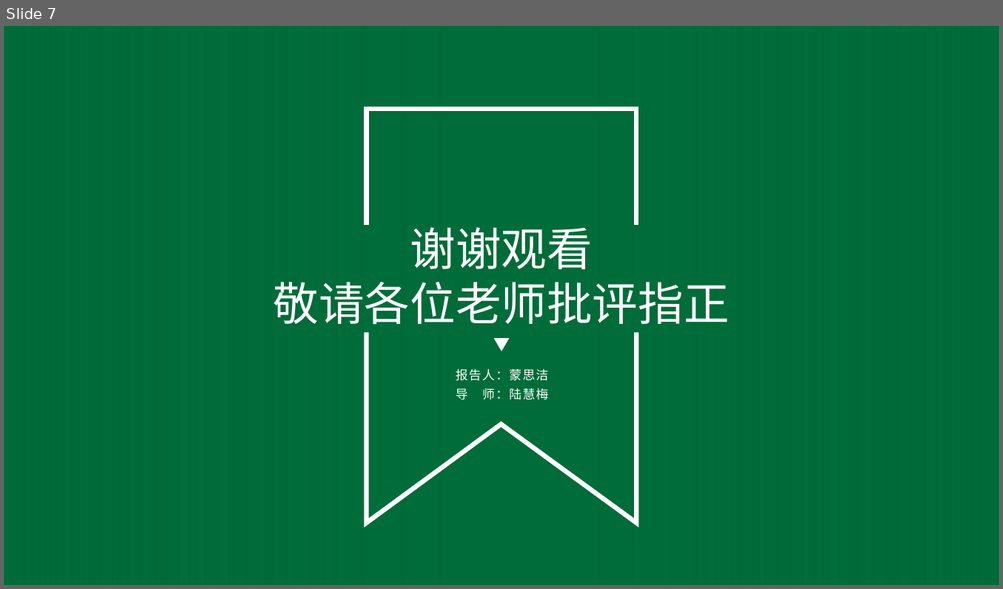
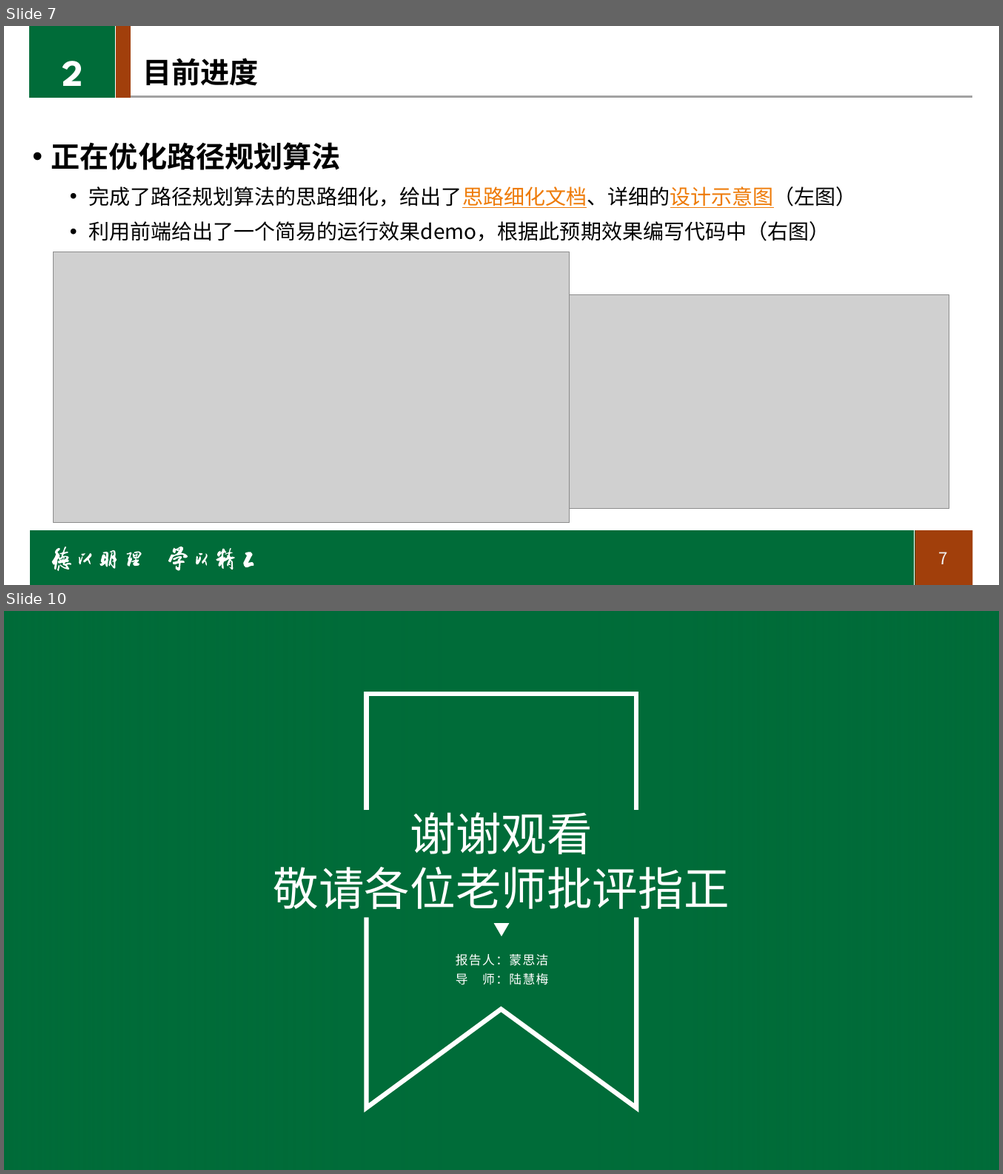
Before and after one commit to LancerEnk/GraduationDesign, a slide deck: doc/中期/中期_msj.pptx. Shown one above the other, each under a label of ours: slide 7 before the commit, slides 7 and 10 after it; the slides between them are not shown. The pictures are 1003x589 and 1003x1174 pixels, drawn with LibreOffice and Linux fonts; fonts in the diff are those of the drawing; grey boxes stand for pictures; background and template pictures are left out. Boxes give left, top, right and bottom in pixels: in the first picture for what was removed or moved away, otherwise in the second. Text is boxed around its words. In the diff, an @@ line names an element or a change of style, - is before the commit and + after.

```diff
--- a/doc/中期/中期_msj.pptx
+++ b/doc/中期/中期_msj.pptx
@@ slide 7 added at box(4, 26, 999, 585), background #FFFFFF @@
@@ rectangle added at box(30, 26, 116, 97), fill #006C39, outline #006C39 1 pt @@
@@ line added from (115, 26) to (115, 113), #FFFFFF 1 pt @@
@@ rectangle added at box(116, 26, 130, 98), fill #A13F0B, outline #A13F0B 1 pt @@
@@ text added at box(62, 61, 83, 86), 36 pt, text #FFFFFF, bold @@
+2
@@ title added at box(142, 58, 259, 86), 28 pt, text #000000, bold @@
+目前进度
@@ line added from (131, 96) to (973, 96), #A2A2A2 2.25 pt @@
@@ text added at box(51, 142, 856, 241), 20 pt, text #000000 @@
+• 正在优化路径规划算法
+  • 完成了路径规划算法的思路细化，给出了思路细化文档、详细的设计示意图（左图）
+  • 利用前端给出了一个简易的运行效果demo，根据此预期效果编写代码中（右图）
@@ picture added at box(54, 252, 569, 523) @@
@@ picture added at box(569, 295, 948, 508) @@
@@ rectangle added at box(30, 531, 915, 585), fill #006C39 @@
@@ rectangle added at box(914, 531, 973, 585), fill #A13F0B @@
@@ line added from (914, 526) to (914, 585), #FFFFFF 1 pt @@
@@ group added at box(52, 547, 255, 571): 16 freeform shapes @@
@@ page number added at box(938, 552, 947, 565), 16 pt, text #F2F2F2 @@
+7
@@ what was slide 7 is now slide 10 @@
```
Also in this commit, not shown: 6 slides changed, 2 other slides added.
